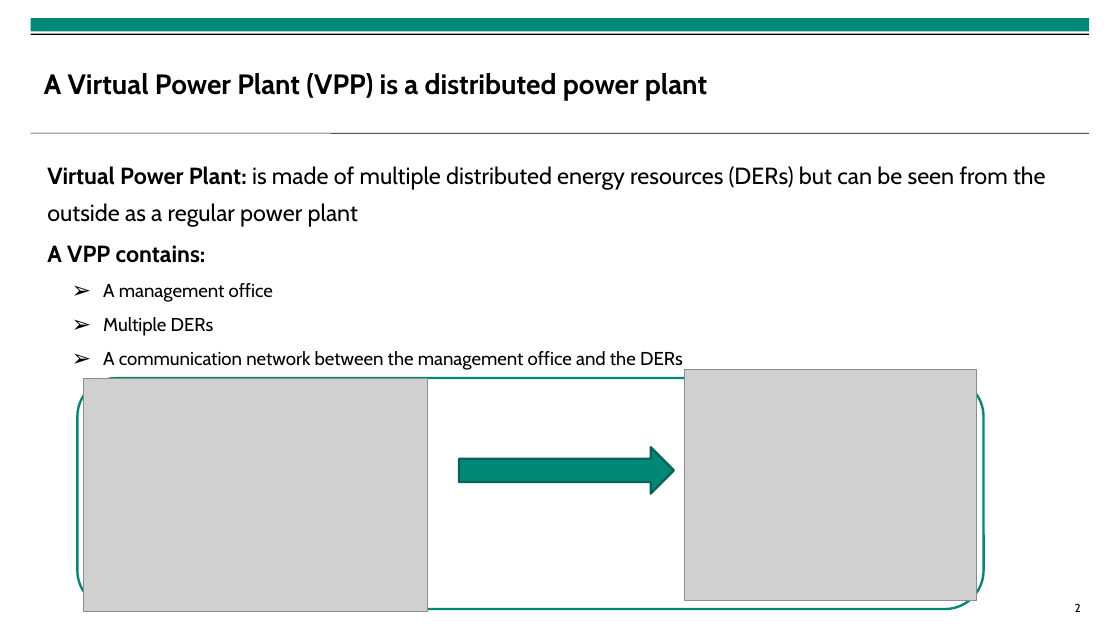
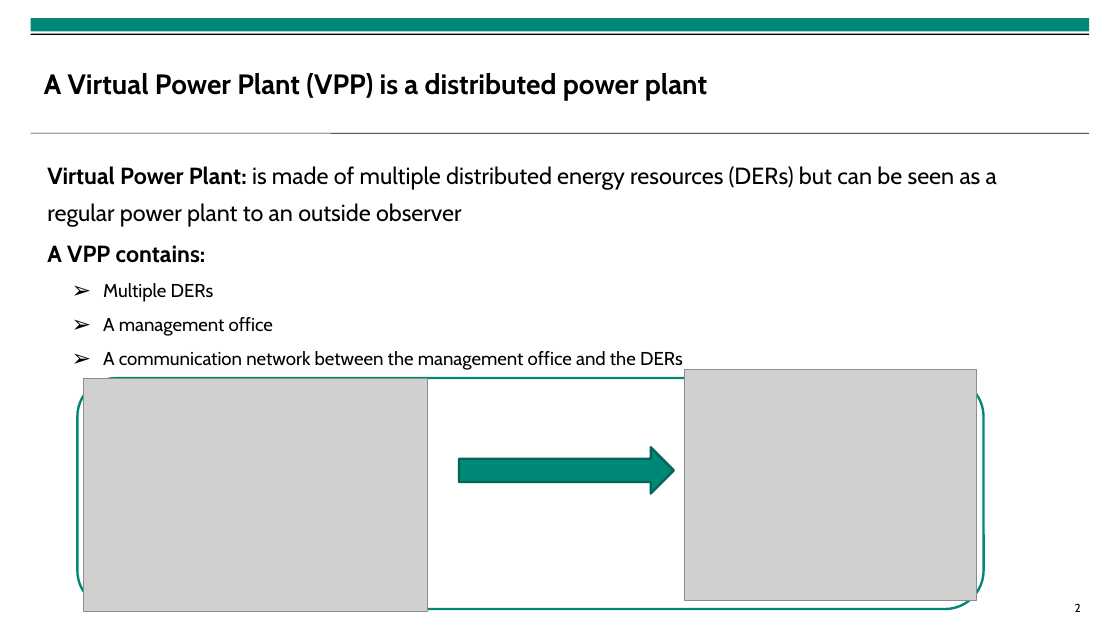
Before and after one commit to isabella-grieser/VNR-optimization-for-VPP, a slide deck: slide 2 of presentation/VPP_Presentation_EINS.pptx. Drawn at 1120x630 pixels with LibreOffice and Linux fonts; fonts in the diff are those of the drawing; grey boxes stand for pictures; background and template pictures are left out. Boxes give left, top, right and bottom in pixels: in the first picture for what was removed or moved away, otherwise in the second. Text is boxed around its words. In the diff, an @@ line names an element or a change of style, - is before the commit and + after.

```diff
--- a/presentation/VPP_Presentation_EINS.pptx
+++ b/presentation/VPP_Presentation_EINS.pptx
@@ text at (x1=47, y1=166, x2=997, y2=227): text changed @@
-Virtual Power Plant: is made of multiple distributed energy resources (DERs) but can be seen from the outside as a regular power plant
+Virtual Power Plant: is made of multiple distributed energy resources (DERs) but can be seen as a regular power plant to an outside observer
@@ text at (x1=103, y1=283, x2=214, y2=302): paragraph added @@
+  ➢ Multiple DERs
@@ text at (x1=103, y1=317, x2=214, y2=336): paragraph removed @@
-  ➢ Multiple DERs
```
Also in this commit, not shown: 6 other slides changed, 9 slides added, 1 slide removed, 18 other files.
